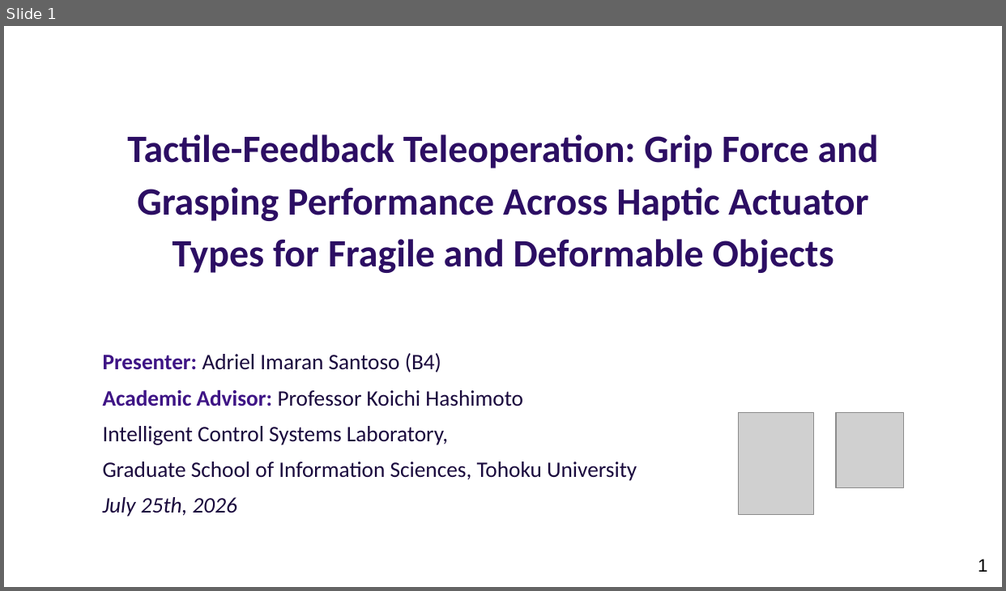
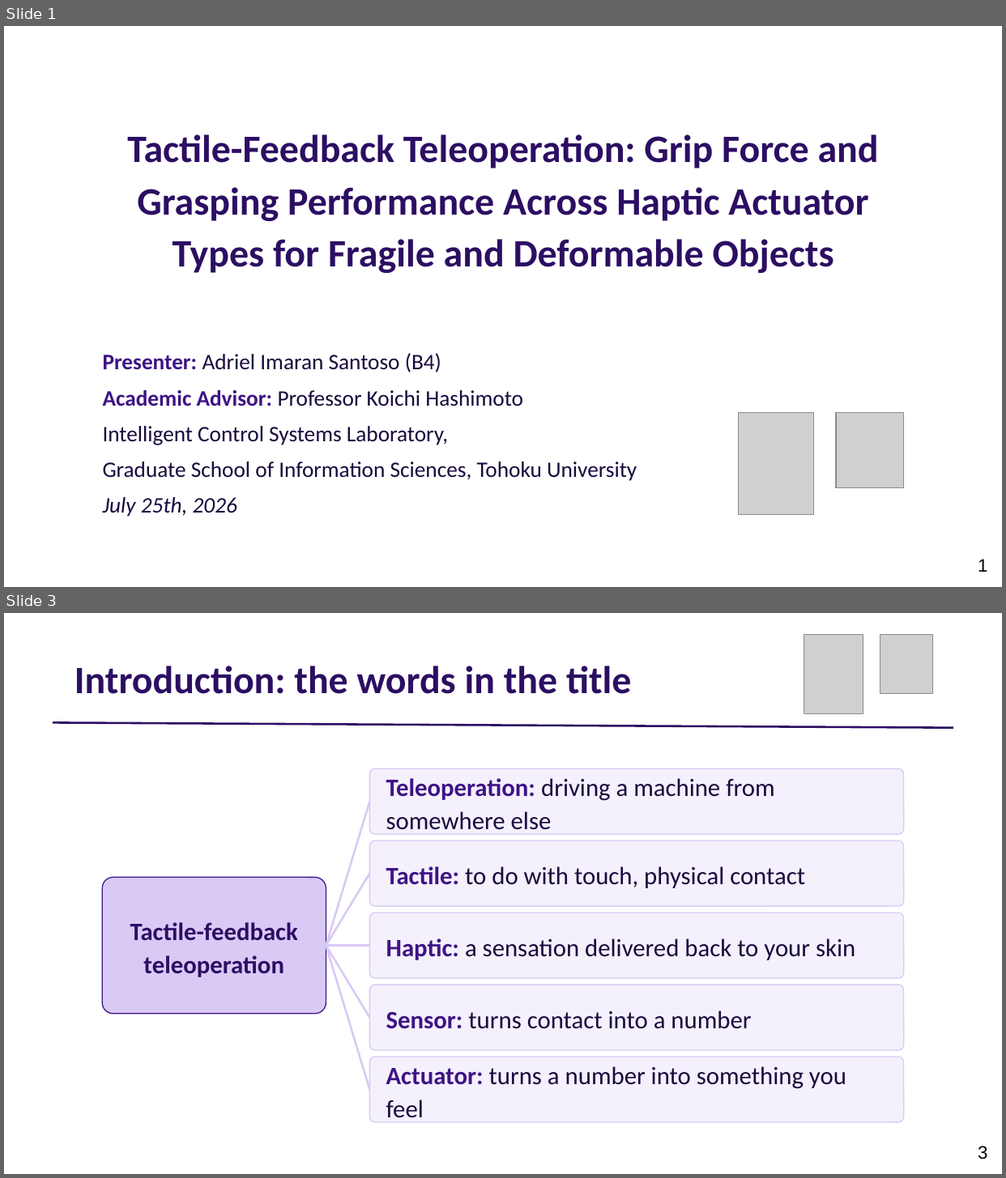
Before and after one commit to adibatic/gripper-haptic, a slide deck: thesis/presentation_slides.pptx. Shown one above the other, each under a label of ours: slide 1 before the commit, slides 1 and 3 after it; the slides between them are not shown. The pictures are 1006x591 and 1006x1178 pixels, drawn with LibreOffice and Linux fonts; fonts in the diff are those of the drawing; grey boxes stand for pictures. Boxes give left, top, right and bottom in pixels: in the first picture for what was removed or moved away, otherwise in the second. Text is boxed around its words. In the diff, an @@ line names an element or a change of style, - is before the commit and + after.

```diff
--- a/thesis/presentation_slides.pptx
+++ b/thesis/presentation_slides.pptx
@@ slide 3 added at <box>4,613,1002,1174</box>, background #FFFFFF @@
@@ picture added at <box>804,634,863,713</box> @@
@@ picture added at <box>880,634,933,693</box> @@
@@ text added at <box>74,666,631,694</box>, 28 pt, text #2C0E63, bold @@
+Introduction: the words in the title
@@ line added from (53, 723) to (953, 728), #2C0E63 1.5 pt @@
@@ rounded rectangle added at <box>369,769,903,835</box>, fill #F4F0FC, outline #D9C9F5 0.75 pt @@
@@ text added at <box>386,778,774,830</box>, 18 pt, text #1A0A3D @@
+Teleoperation: driving a machine from somewhere else
@@ line added from (326, 945) to (369, 802), #D9C9F5 1.5 pt @@
@@ rounded rectangle added at <box>369,841,903,906</box>, fill #F4F0FC, outline #D9C9F5 0.75 pt @@
@@ rounded rectangle added at <box>102,877,326,1014</box>, fill #D9C9F5, outline #3E1485 0.75 pt @@
@@ line added from (326, 945) to (369, 874), #D9C9F5 1.5 pt @@
@@ text added at <box>386,867,805,888</box>, 18 pt, text #1A0A3D @@
+Tactile: to do with touch, physical contact
@@ text added at <box>130,922,298,977</box>, 18 pt, text #2C0E63, bold @@
+Tactile-feedback teleoperation
@@ rounded rectangle added at <box>369,914,903,979</box>, fill #F4F0FC, outline #D9C9F5 0.75 pt @@
@@ line added from (326, 945) to (369, 945), #D9C9F5 1.5 pt @@
@@ line added from (326, 945) to (369, 1018), #D9C9F5 1.5 pt @@
@@ line added from (326, 945) to (369, 1090), #D9C9F5 1.5 pt @@
@@ text added at <box>386,939,855,960</box>, 18 pt, text #1A0A3D @@
+Haptic: a sensation delivered back to your skin
@@ rounded rectangle added at <box>369,986,903,1051</box>, fill #F4F0FC, outline #D9C9F5 0.75 pt @@
@@ text added at <box>386,1011,751,1029</box>, 18 pt, text #1A0A3D @@
+Sensor: turns contact into a number
@@ rounded rectangle added at <box>369,1057,903,1123</box>, fill #F4F0FC, outline #D9C9F5 0.75 pt @@
@@ text added at <box>386,1067,846,1118</box>, 18 pt, text #1A0A3D @@
+Actuator: turns a number into something you feel
@@ page number added at <box>978,1146,987,1160</box>, 13 pt, text #000000 @@
+3
```
Also in this commit, not shown: 5 slides changed, 10 other slides added, 14 slides removed, 3 other files.
